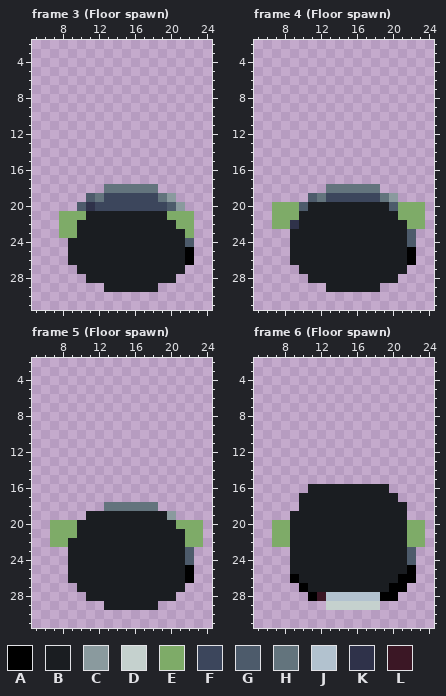
Pixel-art file: assets/Spawner.ase. Above, as it was before the edit.
32x32 pixels, 14 frames. Shown: frame 3 (Floor spawn): x 5..24, y 2..31; frame 4 (Floor spawn): x 5..24, y 2..31; frame 5 (Floor spawn): x 5..24, y 2..31; frame 6 (Floor spawn): x 5..24, y 2..31. The commit also changed other frames, which this record leaves out.
Visible layers, top first: "Zombie", "Hands", "Hole".
Palette (. is transparent): A #000000  B #1a1d21  C #8a9a9e  D #c5d1ce  E #7eab68  F #3c465c  G #4d5b6b  H #63747d  J #b2c2cf  K #2f324a  L #3b1725
Pixels before, frame 3 (Floor spawn), first column x 8:
18 .....HHHHHH....
19 ...GHFFFFFFHC..
20 ..GKFFFFFFFFGC.
21 EEEBBBBBBBBBEEE
22 EEBBBBBBBBBBBEE
23 EEBBBBBBBBBBBBE
24 .BBBBBBBBBBBBBG
25 .BBBBBBBBBBBBBA
26 .BBBBBBBBBBBBBA
27 ..BBBBBBBBBBBB.
28 ...BBBBBBBBBB..
29 .....BBBBBB....
Pixels before, frame 4 (Floor spawn), first column x 7:
18 ......HHHHHH.....
19 ....GHFFFFFFHC...
20 EEEGBBBBBBBBBGEEE
21 EEEBBBBBBBBBBBEEE
22 EEKBBBBBBBBBBBBEE
23 ..BBBBBBBBBBBBBG.
24 ..BBBBBBBBBBBBBG.
25 ..BBBBBBBBBBBBBA.
26 ..BBBBBBBBBBBBBA.
27 ...BBBBBBBBBBBB..
28 ....BBBBBBBBBB...
29 ......BBBBBB.....
Pixels before, frame 5 (Floor spawn), first column x 7:
18 ......HHHHHH.....
19 ....BBBBBBBBBC...
20 EEEBBBBBBBBBBBEEE
21 EEEBBBBBBBBBBBBEE
22 EEBBBBBBBBBBBBBEE
23 ..BBBBBBBBBBBBBG.
24 ..BBBBBBBBBBBBBG.
25 ..BBBBBBBBBBBBBA.
26 ..BBBBBBBBBBBBBA.
27 ...BBBBBBBBBBBB..
28 ....BBBBBBBBBB...
29 ......BBBBBB.....
Pixels before, frame 6 (Floor spawn), first column x 7:
16 ....BBBBBBBBB....
17 ...BBBBBBBBBBB...
18 ...BBBBBBBBBBBB..
19 ..BBBBBBBBBBBBB..
20 EEBBBBBBBBBBBBBEE
21 EEBBBBBBBBBBBBBEE
22 EEBBBBBBBBBBBBBEE
23 ..BBBBBBBBBBBBBG.
24 ..BBBBBBBBBBBBBG.
25 ..BBBBBBBBBBBBBA.
26 ..ABBBBBBBBBBBAA.
27 ...ABBBBBBBBBAA..
28 ....ALJJJJJJAA...
29 ......DDDDDD.....
After:
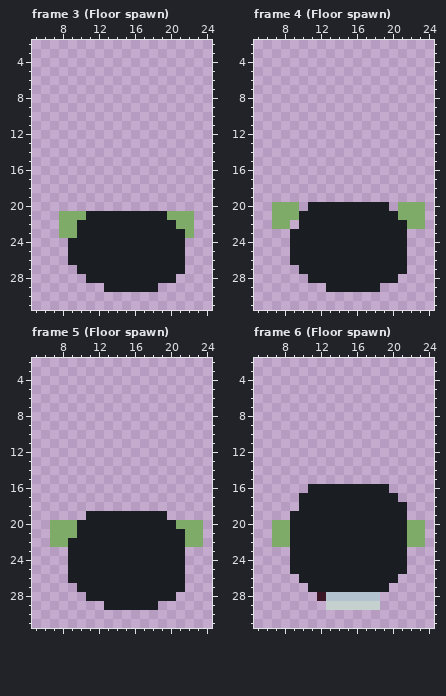
Edits made:
layer "Hole" now hidden
Frame 3 (Floor spawn):
The edit erases colour A in rows 25 to 26 at x 22.
The edit erases colour C in row 19 at x 20; in row 20 at x 21.
The edit erases colour F in row 19 at x 13 to 18; in row 20 at x 12 to 19.
The edit erases colour G in row 19 at x 11; in row 20 at x 10 and 20; in row 24 at x 22.
The edit erases colour H in row 18 at x 13 to 18; in row 19 at x 12 and 19.
The edit erases colour K in row 20 at x 11.
Frame 4 (Floor spawn):
The edit erases colour A in rows 25 to 26 at x 22.
The edit erases colour C in row 19 at x 20.
The edit erases colour F in row 19 at x 13 to 18.
The edit erases colour G in row 19 at x 11; in row 20 at x 10 and 20; in rows 23 to 24 at x 22.
The edit erases colour H in row 18 at x 13 to 18; in row 19 at x 12 and 19.
The edit erases colour K in row 22 at x 9.
Frame 5 (Floor spawn):
The edit erases colour A in rows 25 to 26 at x 22.
The edit erases colour C in row 19 at x 20.
The edit erases colour G in rows 23 to 24 at x 22.
The edit erases colour H in row 18 at x 13 to 18.
Frame 6 (Floor spawn):
The edit erases colour A in row 25 at x 22; in row 26 at x 9 and 21 to 22; in row 27 at x 10 and 20 to 21; in row 28 at x 11 and 19 to 20.
The edit erases colour G in rows 23 to 24 at x 22.
